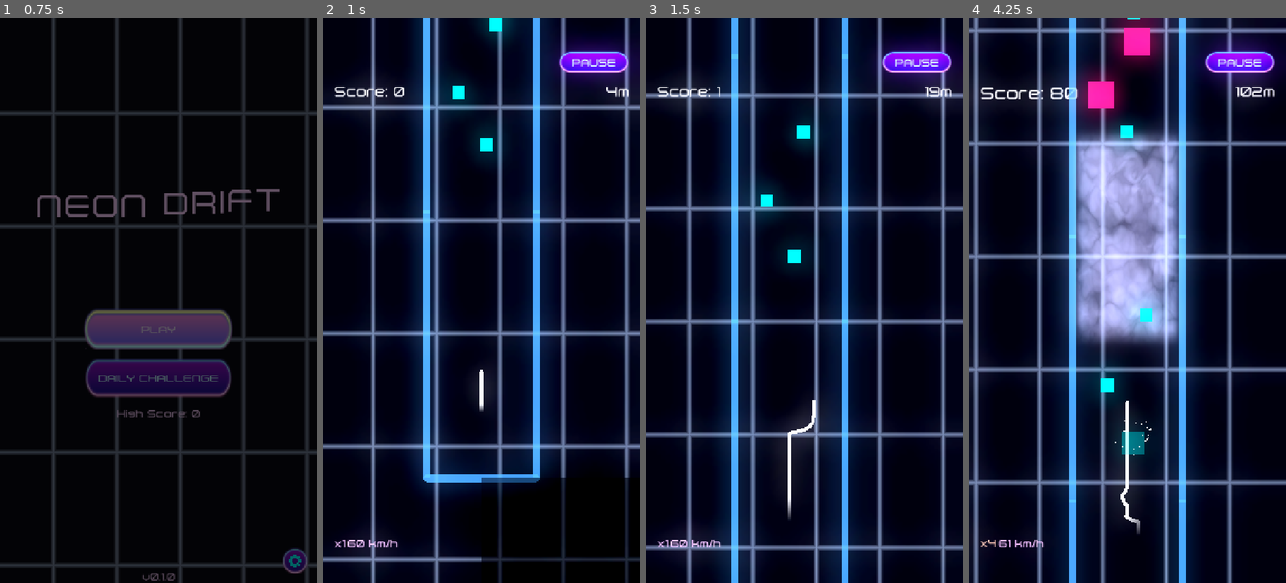
Above: before the commit, frames 1-4 (left to right).
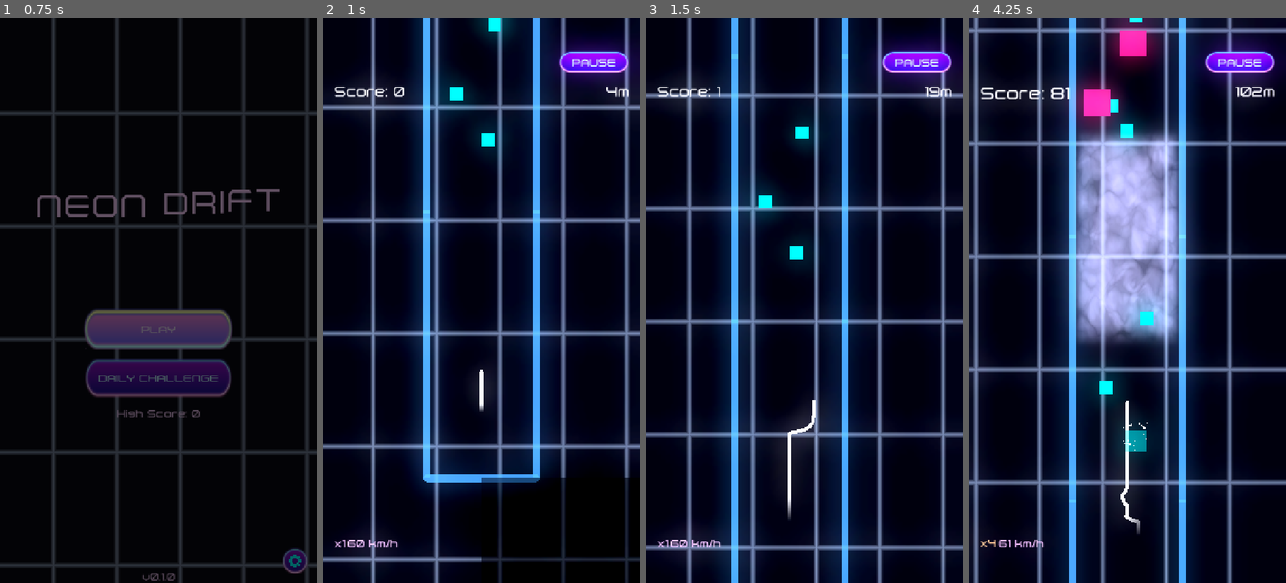
Above: after the commit, the same moments.

Repository: topher235/neon-drifter
Game: Godot game, scene res://scenes/main/main.tscn
Same seed, same stepped clock (60 frames per second), same inputs: the game is played once before the commit and once after it.
Inputs (mouse positions are in pixels of both pictures, inside the frame that each line leads up to):
- Up to frame 1 (0.75 s): click "PLAY" at 0.5 s
- Up to frame 2 (1 s): no input
- Up to frame 3 (1.5 s): tap Enter (ui_accept) at 1.25 s; move the mouse to (874, 272) at 1.27 s; press the mouse at (874, 272) at 1.28 s
- Up to frame 4 (4.25 s): tap Enter (ui_accept) at 1.52, 2.27, 3.77 s; move the mouse to (1064, 328) at 2.02 s; release the mouse at (1064, 328) at 2.03 s; click (1064, 328) at 2.1 s; move the mouse to (1159, 176) at 2.77 s; press the mouse at (1159, 176) at 2.78 s; move the mouse to (1111, 413) at 3.52 s; release the mouse at (1111, 413) at 3.53 s; click (1111, 413) at 3.6 s

Frame 1 is identical in both runs. In frame 2, 0.2% of the frame differs, in the area x 40-57%, y 0-24%; in frame 3, 0.1%; in frame 4, 7.7%, in the area x 3-67%, y 0-94%.

Commit message:
Improve variations in segment generation

Diff:
--- a/scripts/generation/tunnel_generator.gd
+++ b/scripts/generation/tunnel_generator.gd
@@ -282,15 +282,19 @@
         # Weight decreases with distance from ideal difficulty
         var weight = 1.0 / (1.0 + diff_distance * 0.5)
 
-        # Boost weight for variety (check segment_id for true variety)
-        var was_used_recently = false
+        # Apply variety penalty/bonus based on recent usage
+        var times_used = 0
         for recent in recent_segments:
             if recent.segment_id == seg.segment_id:
-                was_used_recently = true
-                break
-
-        if not was_used_recently:
-            weight *= 2.0  # Increased bonus for unused segments
+                times_used += 1
+
+        if times_used == 0:
+            # Big bonus for segments not used recently
+            weight *= 2.0
+        else:
+            # Exponential penalty for repeated segments
+            # 1 use = 0.5x, 2 uses = 0.25x, 3 uses = 0.125x, etc.
+            weight *= pow(0.5, times_used)
 
         weights.append(weight)
         total_weight += weight
@@ -314,13 +318,18 @@
     # Use consistent tunnel width across all segments
     varied.tunnel_width = 250.0
 
-    # Randomize obstacle positions slightly (but not smoke screens - they need precise positioning)
+    # Scale variation with difficulty (1.0x to 1.5x)
+    var variance_scale = 1.0 + (current_difficulty / 10.0) * 0.5
+
+    # Randomize obstacle positions (but not precision obstacles)
+    var precision_obstacles = ["smoke_screen", "pulsing_wall", "shockwave"]
     for obs in varied.obstacles:
-        if obs.has("position") and obs.get("type") != "smoke_screen":
+        if obs.has("position") and not obs.get("type") in precision_obstacles:
             var pos: Vector2 = obs.position
-            pos.x += rng.randf_range(-20, 20)  # Left/right variance
-            pos.y += rng.randf_range(-30, 30)  # Forward/back variance
-            # Keep within bounds (X is left/right)
+            # Increased variance with difficulty scaling
+            pos.x += rng.randf_range(-30, 30) * variance_scale  # Up from ±20
+            pos.y += rng.randf_range(-50, 50) * variance_scale  # Up from ±30
+            # Keep within bounds
             pos.x = clamp(pos.x, -varied.tunnel_width/2 + 40, varied.tunnel_width/2 - 40)
             obs.position = pos
 
@@ -328,16 +337,16 @@
     for col in varied.collectibles:
         if col.has("position"):
             var pos: Vector2 = col.position
-            pos.x += rng.randf_range(-15, 15)  # Left/right variance
-            pos.y += rng.randf_range(-20, 20)  # Forward/back variance
+            pos.x += rng.randf_range(-20, 20) * variance_scale  # Up from ±15
+            pos.y += rng.randf_range(-30, 30) * variance_scale  # Up from ±20
             col.position = pos
 
-    # Add extra obstacles at higher difficulty
-    if current_difficulty > 5.0 and rng.randf() < 0.3:  # 30% chance
+    # Add extra obstacles at higher difficulty (increased from 30% to 50%)
+    if current_difficulty > 5.0 and rng.randf() < 0.5:
         _add_random_obstacle(varied)
 
-    # Add extra collectibles randomly
-    if rng.randf() < 0.2:  # 20% chance
+    # Add extra collectibles randomly (increased from 20% to 35%)
+    if rng.randf() < 0.35:
         _add_random_collectible(varied)
 
     return varied
